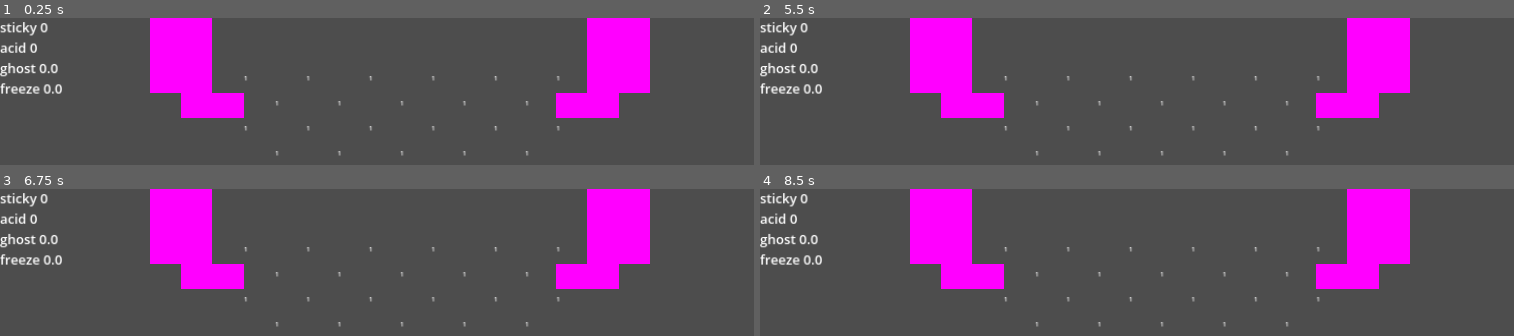
Above: before the commit, frames 1-4 (two rows, left to right).
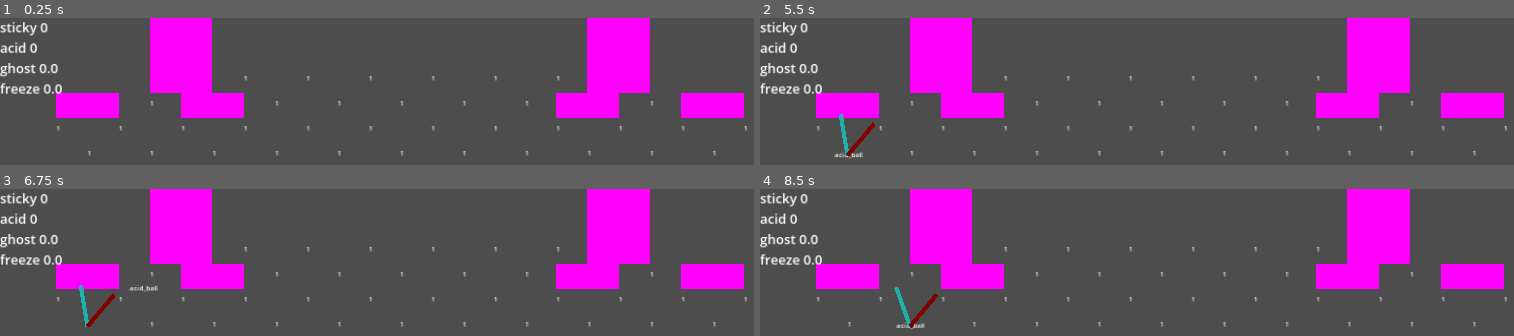
Above: after the commit, the same moments.

Repository: O-39889/brickout
Game: Godot game, scene res://scenes/level.tscn
Two runs of this game, one before a commit and one after it. Both use one fixed random seed, a clock stepped at 60 frames per second and the inputs below.
Inputs (mouse positions are in pixels of both pictures, inside the frame that each line leads up to):
- Up to frame 1 (0.25 s): no input
- Up to frame 2 (5.5 s): tap Enter at 0.5 s; move the mouse to (outside the picture) at 0.52 s; click (outside the picture) at 0.67 s; tap R (debug_restart) every 0.75 s from 1.25 to 4.25 s; move the mouse to (outside the picture) at 1.27 s; click (outside the picture) at 1.42 s; move the mouse to (outside the picture) at 2.02 s; click (outside the picture) at 2.17 s; move the mouse to (outside the picture) at 2.77 s; click (outside the picture) at 2.92 s; move the mouse to (outside the picture) at 3.52 s; click (outside the picture) at 3.67 s; move the mouse to (outside the picture) at 4.27 s; click (outside the picture) at 4.42 s; move the mouse to (outside the picture) at 5.02 s; click (outside the picture) at 5.17 s
- Up to frame 3 (6.75 s): move the mouse to (outside the picture) at 5.77 s; click (outside the picture) at 5.92 s; move the mouse to (outside the picture) at 6.52 s; click (outside the picture) at 6.67 s
- Up to frame 4 (8.5 s): move the mouse to (outside the picture) at 7.27 s; click (outside the picture) at 7.42 s; move the mouse to (outside the picture) at 8.02 s; click (outside the picture) at 8.17 s

The runs differ from the first frame. In frame 1, 3.0% of the frame differs, in the area x 7-100%, y 51-94%; in frame 2, 3.3%; in frame 3, 3.4%; in frame 4, 3.4%, in the area x 7-100%, y 51-96%.

Commit message:
Implement random launching mechanism for powerups?
Very probably...

Diff:
--- a/scenes/Ball.tscn
+++ b/scenes/Ball.tscn
@@ -15,6 +15,7 @@
 
 [node name="CollisionShape2D" type="CollisionShape2D" parent="."]
 shape = SubResource("CircleShape2D_vbfvk")
+debug_color = Color(0, 0.6, 0.701961, 0.419608)
 
 [node name="Sprite" type="Sprite2D" parent="."]
 position = Vector2(0, -1)
--- a/scenes/level.tscn
+++ b/scenes/level.tscn
@@ -62,6 +62,27 @@
 [node name="Brick12" parent="Bricks" instance=ExtResource("4_vgqhg")]
 position = Vector2(585, 270)
 
+[node name="Brick23" parent="Bricks" instance=ExtResource("4_vgqhg")]
+position = Vector2(510, 330)
+
+[node name="Brick24" parent="Bricks" instance=ExtResource("4_vgqhg")]
+position = Vector2(360, 330)
+
+[node name="Brick25" parent="Bricks" instance=ExtResource("4_vgqhg")]
+position = Vector2(210, 330)
+
+[node name="Brick26" parent="Bricks" instance=ExtResource("4_vgqhg")]
+position = Vector2(435, 270)
+
+[node name="Brick36" parent="Bricks" instance=ExtResource("4_vgqhg")]
+position = Vector2(360, 210)
+
+[node name="Brick27" parent="Bricks" instance=ExtResource("4_vgqhg")]
+position = Vector2(285, 270)
+
+[node name="Brick28" parent="Bricks" instance=ExtResource("4_vgqhg")]
+position = Vector2(135, 270)
+
 [node name="Brick13" parent="Bricks" instance=ExtResource("4_vgqhg")]
 position = Vector2(735, 270)
 
@@ -77,12 +98,33 @@
 [node name="Brick17" parent="Bricks" instance=ExtResource("4_vgqhg")]
 position = Vector2(1335, 270)
 
+[node name="Brick29" parent="Bricks" instance=ExtResource("4_vgqhg")]
+position = Vector2(1485, 270)
+
+[node name="Brick35" parent="Bricks" instance=ExtResource("4_vgqhg")]
+position = Vector2(1560, 210)
+
+[node name="Brick30" parent="Bricks" instance=ExtResource("4_vgqhg")]
+position = Vector2(1635, 270)
+
+[node name="Brick31" parent="Bricks" instance=ExtResource("4_vgqhg")]
+position = Vector2(1785, 270)
+
 [node name="Brick18" parent="Bricks" instance=ExtResource("4_vgqhg")]
 position = Vector2(1260, 330)
 
 [node name="Brick19" parent="Bricks" instance=ExtResource("4_vgqhg")]
 position = Vector2(1110, 330)
 
+[node name="Brick32" parent="Bricks" instance=ExtResource("4_vgqhg")]
+position = Vector2(1560, 330)
+
+[node name="Brick34" parent="Bricks" instance=ExtResource("4_vgqhg")]
+position = Vector2(1710, 330)
+
+[node name="Brick33" parent="Bricks" instance=ExtResource("4_vgqhg")]
+position = Vector2(1410, 330)
+
 [node name="Brick20" parent="Bricks" instance=ExtResource("4_vgqhg")]
 position = Vector2(960, 330)
 
@@ -94,6 +136,12 @@
 
 [node name="IndestructibleBrick" parent="Bricks" instance=ExtResource("5_qmehk")]
 position = Vector2(510, 210)
+
+[node name="IndestructibleBrick9" parent="Bricks" instance=ExtResource("5_qmehk")]
+position = Vector2(210, 210)
+
+[node name="IndestructibleBrick10" parent="Bricks" instance=ExtResource("5_qmehk")]
+position = Vector2(1710, 210)
 
 [node name="IndestructibleBrick2" parent="Bricks" instance=ExtResource("5_qmehk")]
 position = Vector2(435, 150)
--- a/scripts/Ball.gd
+++ b/scripts/Ball.gd
@@ -45,10 +45,8 @@
 	get:
 		return fire_ball;
 	set(value):
-		print('Hello!');
 		fire_ball = value;
 		if value:
-			print('Fiery red!');
 			collision_shape.debug_color.h = (20.0 / 360.0);
 			acid = false;
 		elif not acid:
--- a/scripts/PowerupNode.gd
+++ b/scripts/PowerupNode.gd
@@ -6,6 +6,7 @@
 
 const POWERUP_GRAVITY = 150;
 const INITIAL_SPEED = 200;
+const MIN_ANGLE = deg_to_rad(50);
 
 
 var powerup : Powerup;
@@ -13,10 +14,12 @@
 # level pool, passed when instantiating a node
 var pool : Array[Powerup];
 
+@onready var width : float = $CollisionShape2D.shape.radius * 2;
+
 
 # Called when the node enters the scene tree for the first time.
 func _ready():
-	velocity = get_launch_vector();
+	velocity = get_launch_vector() * INITIAL_SPEED;
 	if pool.is_empty():
 		pool = Powerup.get_default_weight_pool();
 	powerup = choose_powerup();
@@ -43,29 +46,58 @@
 
 
 func get_launch_vector() -> Vector2:
-	'''
-	so, instead of suffering through analytical methods with that
-	apparently implicit function/equation, I would instead use numerical
-	methods, something like this:
-		1) initial angle range is let's say from 50 to 90 degrees
-			* for the rightward direction, we rotate Vector2.RIGHT CCW
-			* for the leftward direction, we rotate Vector2.LEFT CW
-		2) we compute the horizontal distance the body travels at the min angle
-		if it's fine then we set it as the lower bound
-		3) otherwise we compute the distance at the midpoint between
-		the two angles and see whether it's still outside the screen bounds
-			* if it's too small then we do the same thing with the midpoint of
-			the range with a smaller angle
-			* if it overshoots then we redo that with the range from the larger
-			angle (so basically this whole thing is kind of a binary search)
-			* and if it's within the tolerance threshold (let's say this is 1 px)
-			then we set the lower bound as that angle
-		4) we do that with both sides and get the lower angle bounds from left
-		and right side, with both ranges touching at 90 degrees exactly upward
-		then we pick a random angle out of that range
-		and rotate the initial speed vector by that angle
-	'''
-	return Vector2.UP * INITIAL_SPEED;
+	# we shift the whole system horizontally so that x_0, or initial x position
+	# of le powerup, is at x = 0
+	var right_x : float = get_viewport_rect().size.x - position.x - width;
+	var left_x : float = position.x - width;
+	var left_angle : float = binary_search_min_angle(left_x);
+	left_angle = left_angle - PI / 2;
+	var right_angle : float = binary_search_min_angle(right_x);
+	right_angle = PI / 2 - right_angle;
+	var left_line : Line2D = Line2D.new();
+	left_line.clear_points();
+	left_line.add_point(global_position);
+	left_line.add_point(global_position + Vector2.UP.rotated(left_angle) * 100);
+	var right_line : Line2D = Line2D.new();
+	right_line.clear_points();
+	right_line.add_point(global_position);
+	right_line.add_point(global_position + Vector2.UP.rotated(right_angle) * 100);
+	left_line.default_color = Color.LIGHT_SEA_GREEN;
+	right_line.default_color = Color.WEB_MAROON;
+	get_parent().add_child(left_line);
+	get_parent().add_child(right_line);
+	return Vector2.UP.rotated(randf_range(left_angle, right_angle));
+
+
+func binary_search_min_angle(max_x: float):
+	var min: float = MIN_ANGLE;
+	var max: float = PI / 2;
+	var mid: float;
+	var max_iters: int = ceili(log(rad_to_deg(max - min)) / log(2));
+	print('Max iterations: ' + str(max_iters));
+	if compute_x(min, compute_t(min)) <= max_x:
+		return min;
+	for i in range(max_iters):
+		mid = (min + max) / 2;
+		if compute_x(mid, compute_t(mid)) >= max_x:
+			min = mid;
+		else:
+			max = mid;
+	return mid;
+
+
+# just to clarify, in those two functions we pretend that we use, like,
+# a normal coordinate system instead of the one in Godot
+func compute_t(phi: float) -> float:
+		var V := INITIAL_SPEED;
+		var g := -POWERUP_GRAVITY;
+		var delta := get_viewport_rect().size.y - position.y - Globals.PADDLE_OFFSET;
+		return (-V * sin(phi) - sqrt(
+			pow(V * sin(phi), 2)- 2 * g * delta
+		)) / g;
+
+func compute_x(phi: float, t: float) -> float:
+	return INITIAL_SPEED * cos(phi) * t;
 
 
 # TODO
